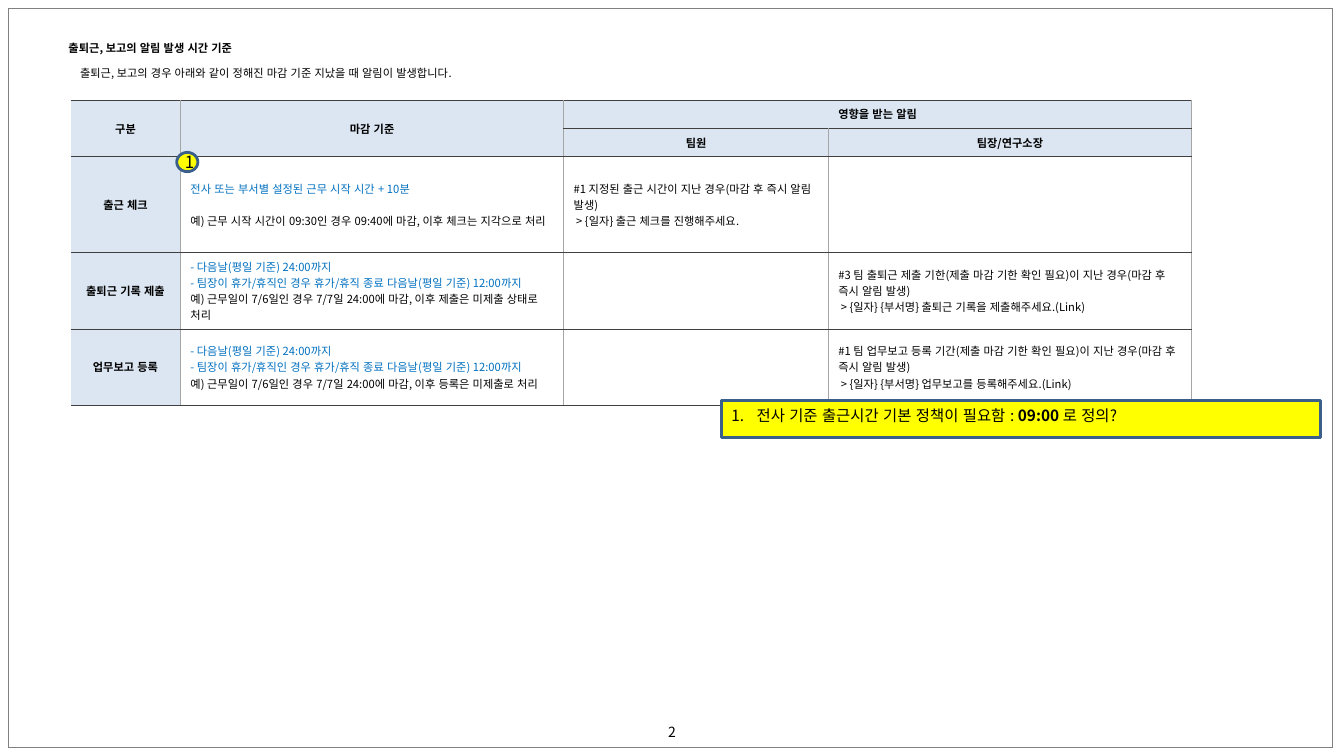
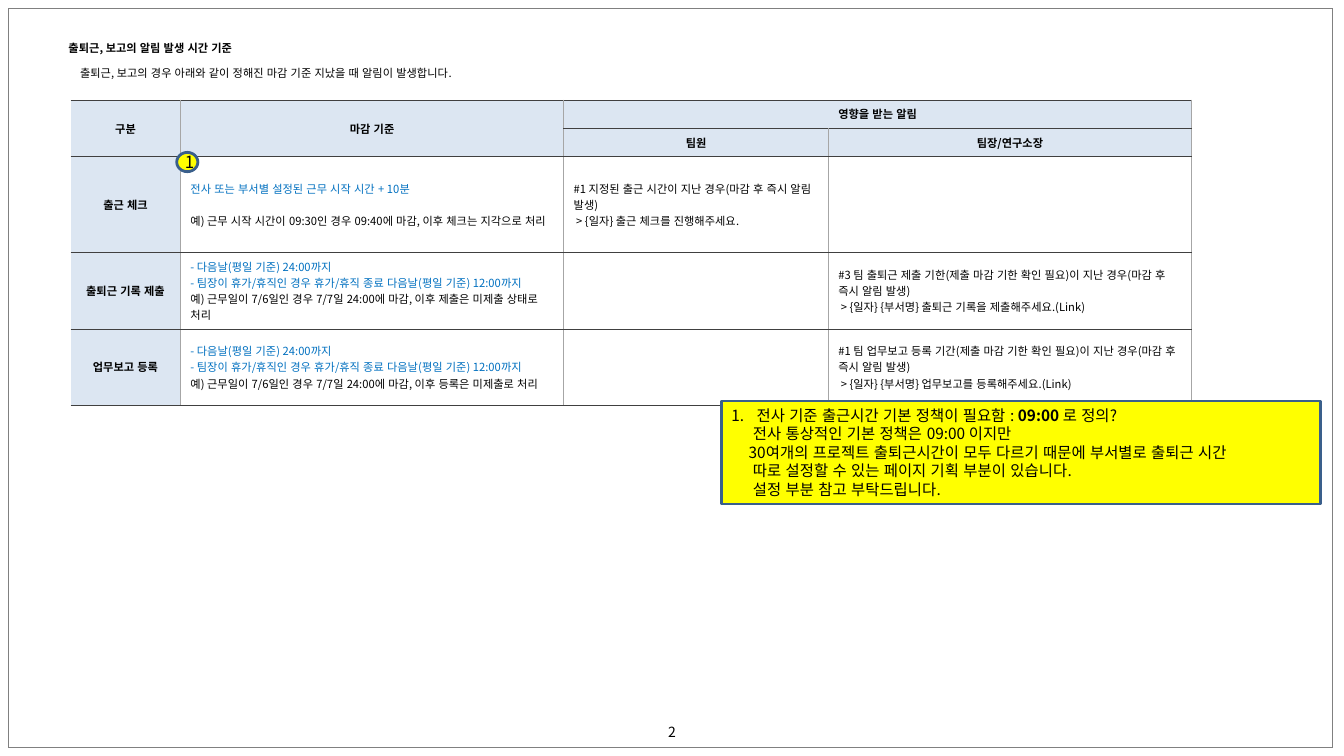
Before and after one commit to yamdeng/coms_groupware, a slide deck: slide 2 of docs/컴즈_인트라넷 시스템_화면 설계서_V0.80_안용성질의사항_1004.pptx. Drawn at 1344x756 pixels with LibreOffice and Linux fonts; fonts in the diff are those of the drawing. Boxes give left, top, right and bottom in pixels: in the first picture for what was removed or moved away, otherwise in the second. Text is boxed around its words. In the diff, an @@ line names an element or a change of style, - is before the commit and + after.

Commit message:
기획서 정리

```diff
--- a/docs/컴즈_인트라넷 시스템_화면 설계서_V0.80_안용성질의사항_1004.pptx
+++ b/docs/컴즈_인트라넷 시스템_화면 설계서_V0.80_안용성질의사항_1004.pptx
@@ rectangle "전사 기준 출근시간 기본 정책이 ...": place and size @@
-rectangle "전사 기준 출근시간 기본 정책이 ..." at (722,401,1321,438)
+rectangle "전사 기준 출근시간 기본 정책이 ..." at (722,401,1321,504)
@@ text in rectangle at (749,426,1226,497): paragraphs added @@
+전사 통상적인 기본 정책은 09:00 이지만
+30여개의 프로젝트 출퇴근시간이 모두 다르기 때문에 부서별로 출퇴근 시간
+따로 설정할 수 있는 페이지 기획 부분이 있습니다.
+설정 부분 참고 부탁드립니다.
```
Also in this commit, not shown: 17 other slides changed, 20 other files.
